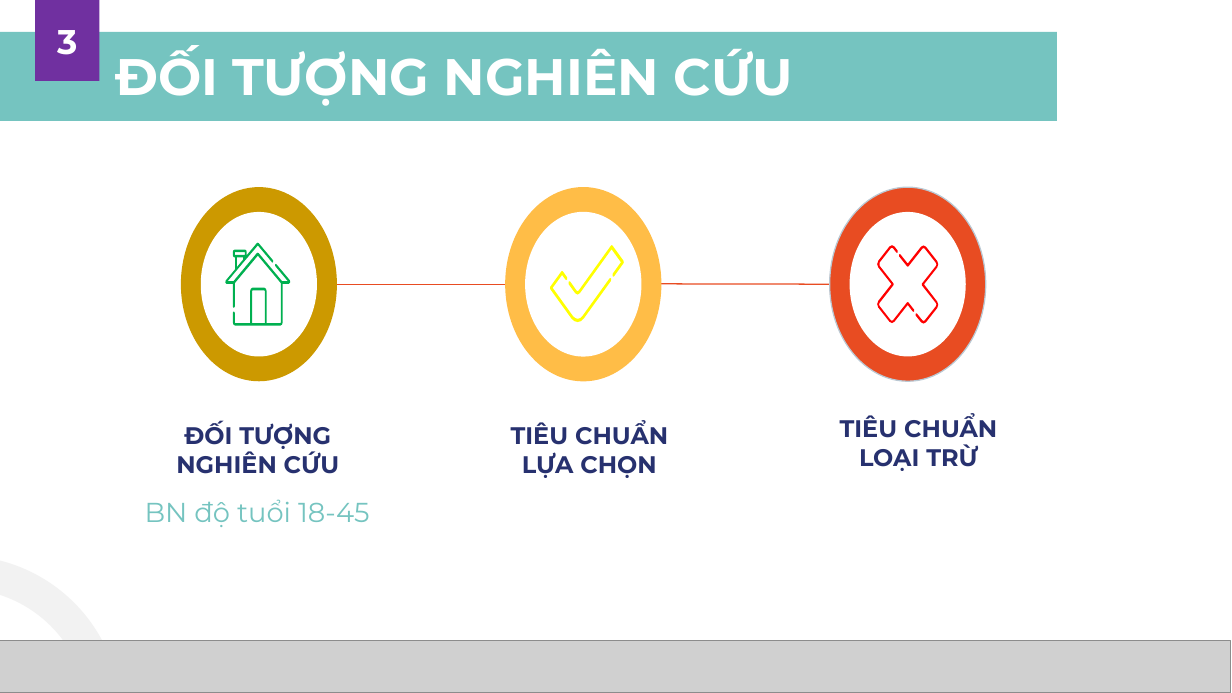
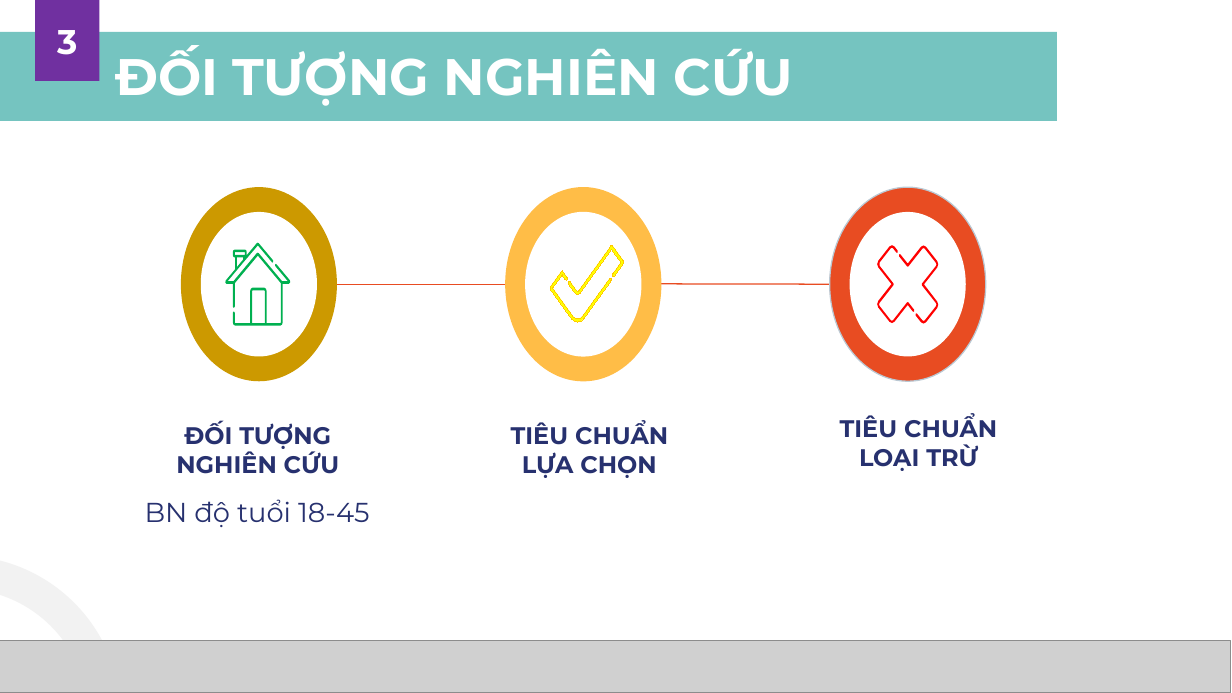
Before and after one commit to MedPocket/HPMUDocs-2021, a slide deck: slide 20 of Nghien-cuu-khoa-hoc/Nhom-4_K39C_Thuyet-trinh-NCKH.pptx (slide 19 before the commit). Drawn at 1232x693 pixels with LibreOffice and Linux fonts; fonts in the diff are those of the drawing; grey boxes stand for pictures; background and template pictures are left out. Boxes give left, top, right and bottom in pixels: in the first picture for what was removed or moved away, otherwise in the second. Text is boxed around its words. In the diff, an @@ line names an element or a change of style, - is before the commit and + after.

```diff
--- a/Nghien-cuu-khoa-hoc/Nhom-4_K39C_Thuyet-trinh-NCKH.pptx
+++ b/Nghien-cuu-khoa-hoc/Nhom-4_K39C_Thuyet-trinh-NCKH.pptx
@@ freeform shape at box(568, 245, 623, 294): outline none to #FFC800 0.75 pt @@
@@ freeform shape at box(549, 271, 611, 323): outline none to #FFC800 0.75 pt @@
@@ text "BN độ tuổi 18-45" at box(145, 499, 369, 527): text colour #75C4C0 to #27316F @@
```
Also in this commit, not shown: 22 other slides changed, 4 slides added, 3 slides removed.
